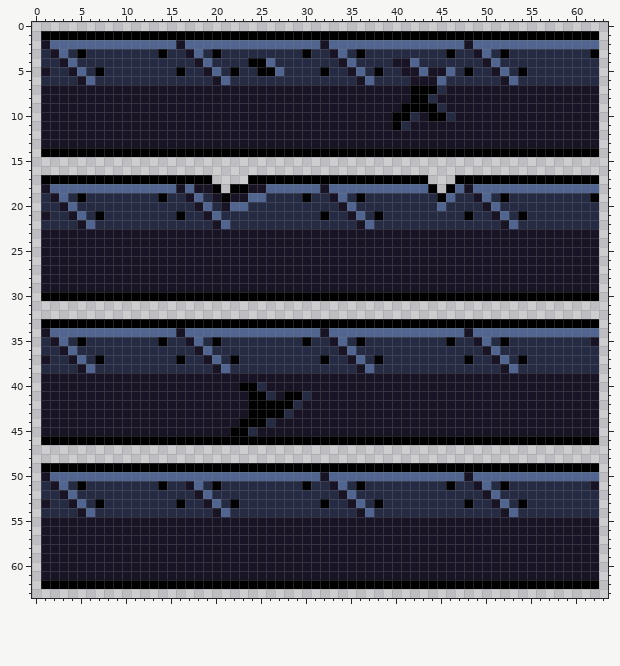
File history of a pixel-art sprite, 磁力2d横版/tileset/platfrom.png. The picture above was drawn from the file before the commit.
The file is 64x64 pixels.
After:
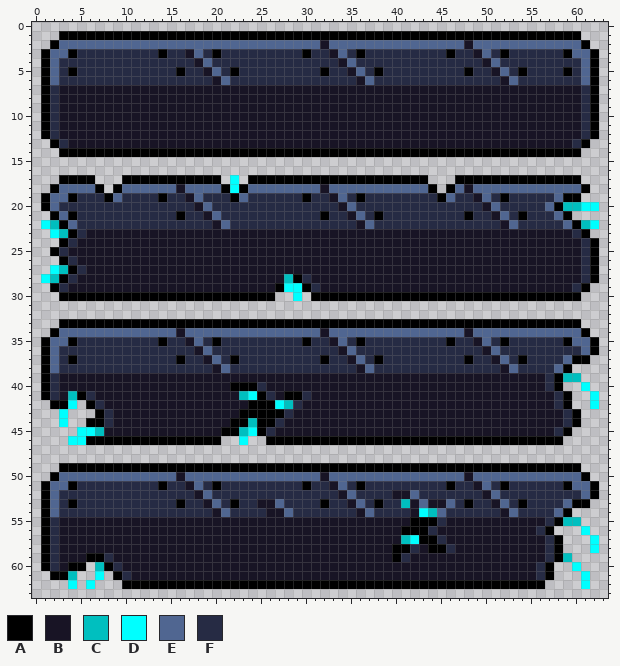
Palette (. is transparent): A #000000  B #181425  C #00bfbf  D #00ffff  E #506691  F #262b44
Edits made:
Changed rows in their new state; - is an unchanged pixel.
first column x 1:
 1 ..----------------------------------------------------------..
 2 .A-------------E--------------------------------------------A.
 3 AE-AF-----------------------------------------------------AEE-
 4 AEFF-------------------FFF-------------FFF------------------EA
 5 AE-AF-F-----------------FFF-------------FFFFFF------------A-EA
 6 AE--FF-----------------------------------FFFF---------------EA
 7 AF---------------------------------------BBBB---------------FA
 8 AF---------------------------------------BBB----------------FA
 9 AF--------------------------------------BBBBB---------------FA
10 AF-------------------------------------BBB-BBB--------------FA
11 AF-------------------------------------BB-------------------FA
12 AF----------------------------------------------------------FA
13 .AF--------------------------------------------------------FA.
14 ..----------------------------------------------------------..
17 ..----...----------A-D--------------------------------------..
18 .A----A.A--------EEEAD-EE-----------------------------------A.
19 AE-AF--AE----------FFAEFF--------------------------------EAA..
20 AEFF----------------FFF---------------------F-----------EACCDD
21 .AEAF-F--------------------------------------------------EA...
22 DCAEFF----------------------------------------------------EACD
23 .DCAF------------------------------------------------------FA.
24 ..AF--------------------------------------------------------FA
25 .AF---------------------------------------------------------FA
26 ..AF--------------------------------------------------------FA
27 .DCAF-------------------------------------------------------FA
28 DCAF-----------------------CAF------------------------------FA
29 .AF-----------------------ADDAF----------------------------FA.
30 ..------------------------..D.------------------------------..
33 ..----------------------------------------------------------..
34 .A----------------------------------------------------------A.
35 AE-AF-----------------------------------------------------AEEA
36 AEFF--------------------------------------------------------EA
37 AE-AF-F---------------------------------------------------EAA.
38 AE--FF---------------------------------------------------EA...
39 AF------------------------------------------------------FACC..
40 AF-------------------A----------------------------------FA..D.
41 AF-CAF----------------CD---------------------------------FA..D
42 .AAD.AF-------------------DC-----------------------------FA..D
43 ..D...AF--------------A-----------------------------------FA..
44 ..D..AAF-------------A-C-AF-------------------------------FA..
45 ....DDC-------------A-CDAF-------------------------------FA...
46 ...DD---------------..D..---------------------------------....
49 ..----------------------------------------------------------..
50 .A-------------B--------------------------------------------A.
51 AE-AF-----------------------------------------------------AEEA
52 AEFF-----------------------------------BBE------------------EA
53 AE-AF-F-----------------BBE-------------CBEBBE------------EAA.
54 AE--FF-------------------BBE-------------BDCE------------EA...
55 AF---------------------------------------AAAF-----------FACC..
56 AF--------------------------------------AAAF-----------FA...D.
57 AF--------------------------------------CDAAF-----------FA...D
58 AF-------------------------------------AAF-AAF----------FA...D
59 AF---AAF-------------------------------AF---------------FAC...
60 AF-AA.CAF----------------------------------------------FA..D..
61 .AAC..D.AF---------------------------------------------FA...D.
62 ...D.D...-----------------------------------------------....D.
